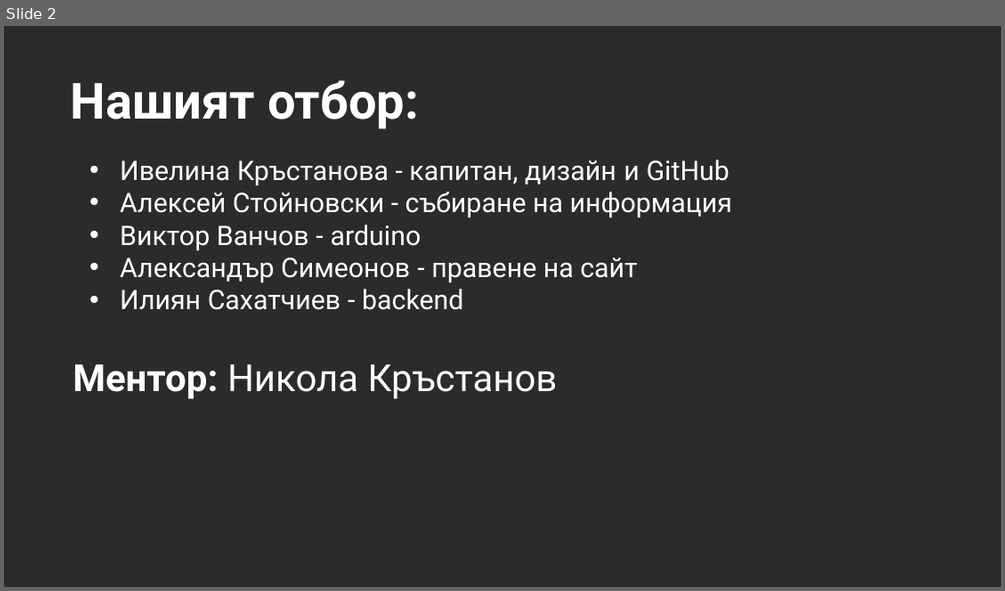
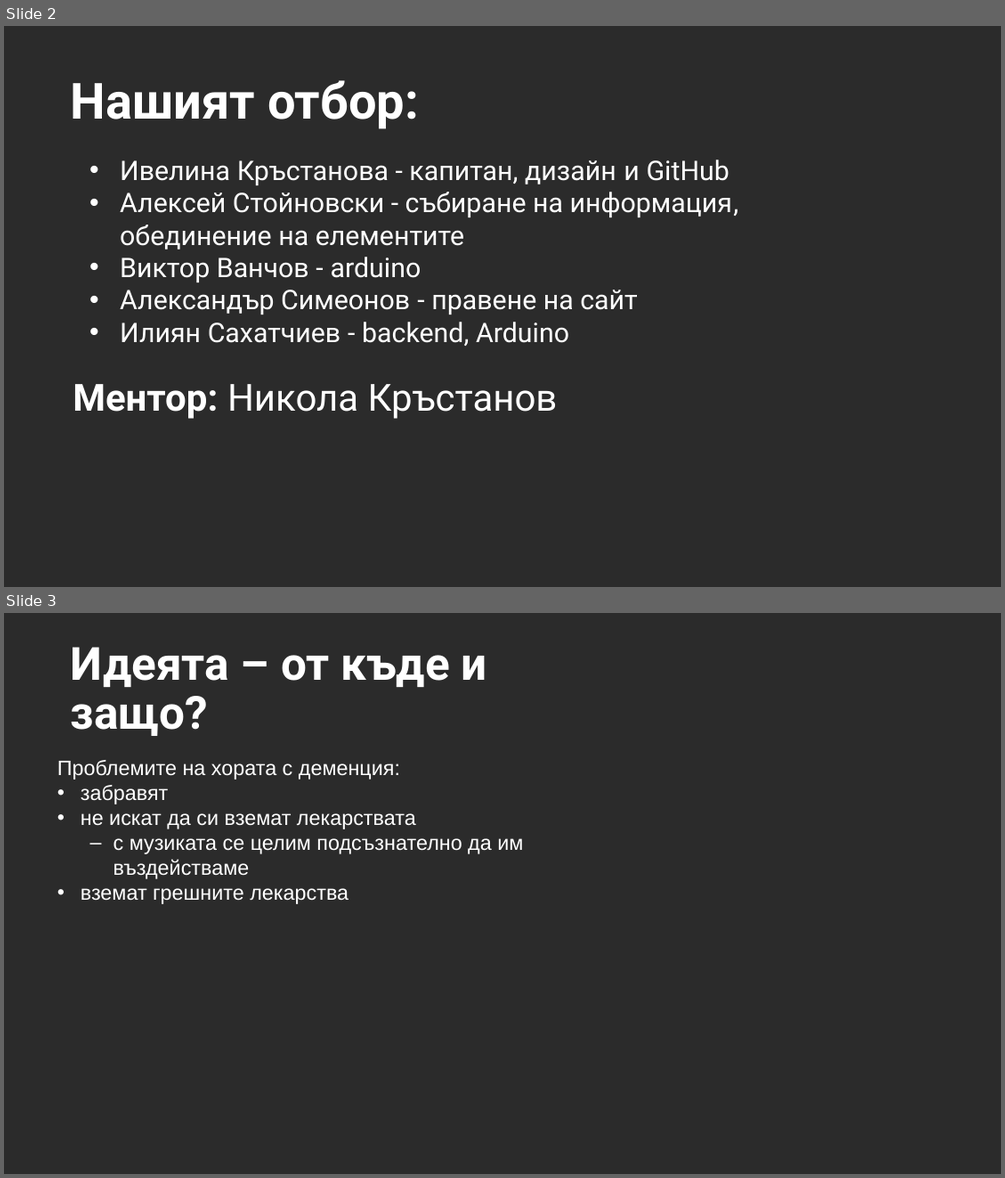
Before and after one commit to VicRattlehead502/Medicine-Man, a slide deck: Prezentaciq.pptx. Shown one above the other, each under a label of ours: slide 2 before the commit, slides 2 and 3 after it. The pictures are 1005x591 and 1005x1178 pixels, drawn with LibreOffice and Linux fonts; fonts in the diff are those of the drawing; background and template pictures are left out; a plain dark background stands for a picture behind light text. Boxes give left, top, right and bottom in pixels: in the first picture for what was removed or moved away, otherwise in the second. Text is boxed around its words. In the diff, an @@ line names an element or a change of style, - is before the commit and + after.

```diff
--- a/Prezentaciq.pptx
+++ b/Prezentaciq.pptx
@@ slide 3 added at box(4, 613, 1001, 1174), background picture (left out) @@
@@ title added at box(71, 647, 487, 736), 44 pt, text #FFFFFF, bold @@
+Идеята – от къде и защо?
@@ text added at box(57, 760, 523, 904), 20 pt, text #FFFFFF @@
+Проблемите на хората с деменция:
+• забравят
+• не искат да си вземат лекарствата
+  – с музиката се целим подсъзнателно да им въздействаме
+• вземат грешните лекарства
@@ slide 2 changed as well @@
@@ text at box(120, 192, 739, 249): text changed @@
-• Алексей Стойновски - събиране на информация
+• Алексей Стойновски - събиране на информация, обединение на елементите
@@ text at box(120, 321, 569, 346): text changed @@
-• Илиян Сахатчиев - backend
+• Илиян Сахатчиев - backend, Arduino
@@ text "Ментор: Никола Кръстанов": place and size @@
-text "Ментор: Никола Кръстанов" at box(73, 364, 558, 399)
+text "Ментор: Никола Кръстанов" at box(73, 384, 558, 418)
```
Also in this commit, not shown: 1 other slide changed, 7 other slides added, 1 slide removed, 1 other file.
